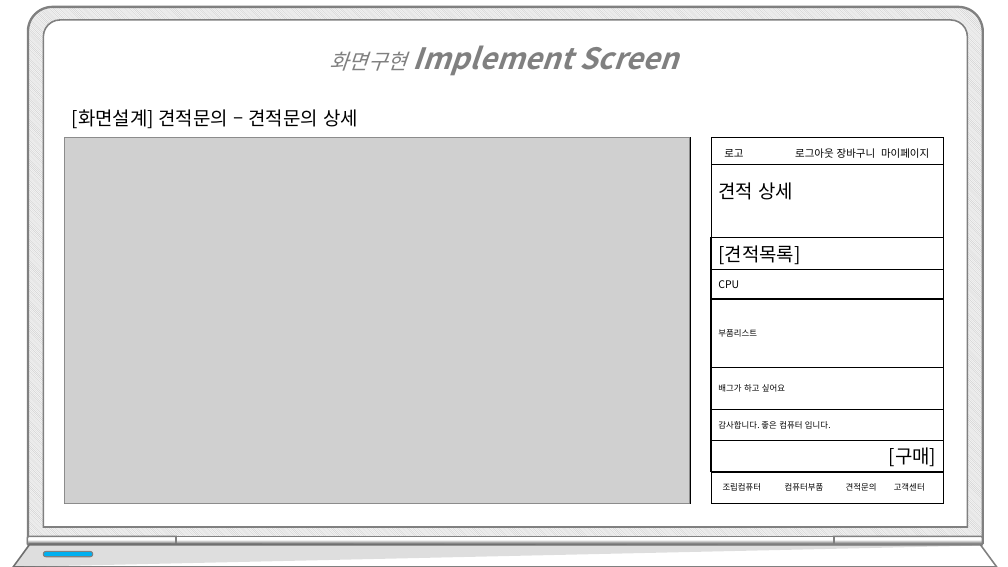
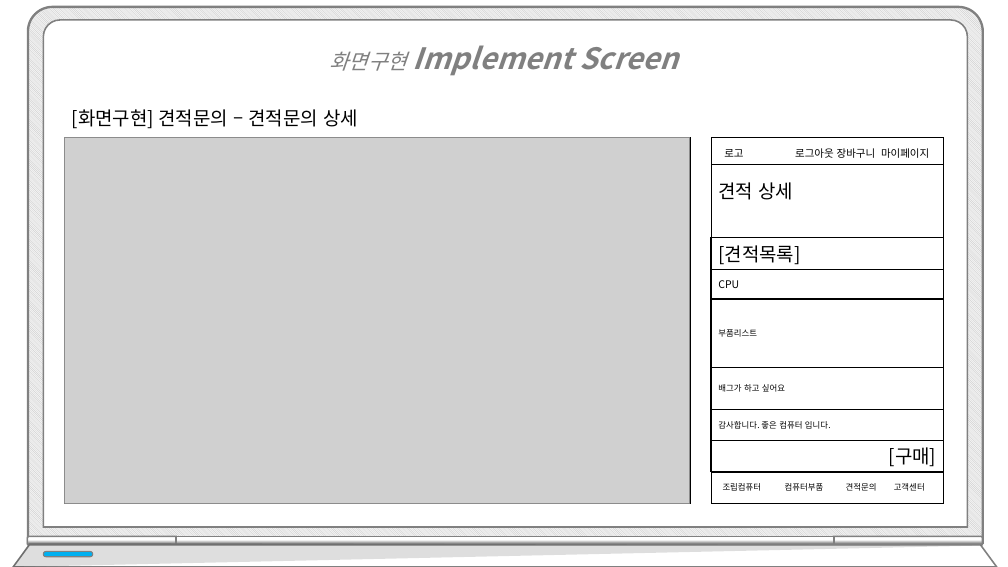
Before and after one commit to hhsw07/ezen-academy-projects, a slide deck: slide 84 of WebContent/발표/3차/프로젝트5_3차.pptx (slide 78 before the commit). Drawn at 1008x567 pixels with LibreOffice and Linux fonts; fonts in the diff are those of the drawing; grey boxes stand for pictures. Boxes give left, top, right and bottom in pixels: in the first picture for what was removed or moved away, otherwise in the second. Text is boxed around its words. In the diff, an @@ line names an element or a change of style, - is before the commit and + after.

```diff
--- a/WebContent/발표/3차/프로젝트5_3차.pptx
+++ b/WebContent/발표/3차/프로젝트5_3차.pptx
@@ text at bbox=[72, 109, 358, 129]: text changed @@
-[화면설계] 견적문의 – 견적문의 상세
+[화면구현] 견적문의 – 견적문의 상세
```
Also in this commit, not shown: 6 other slides changed, 16 slides added, 1 slide removed.
